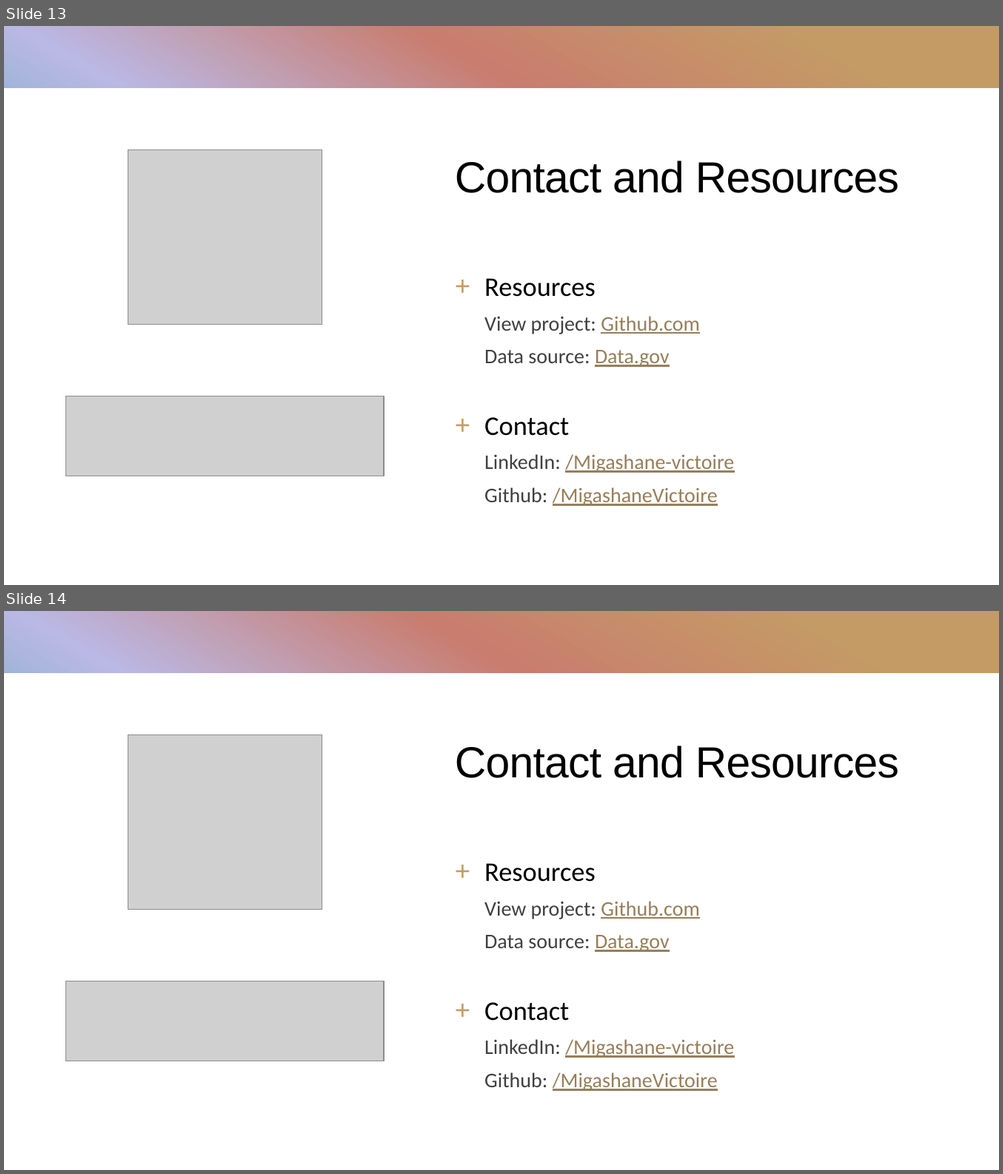
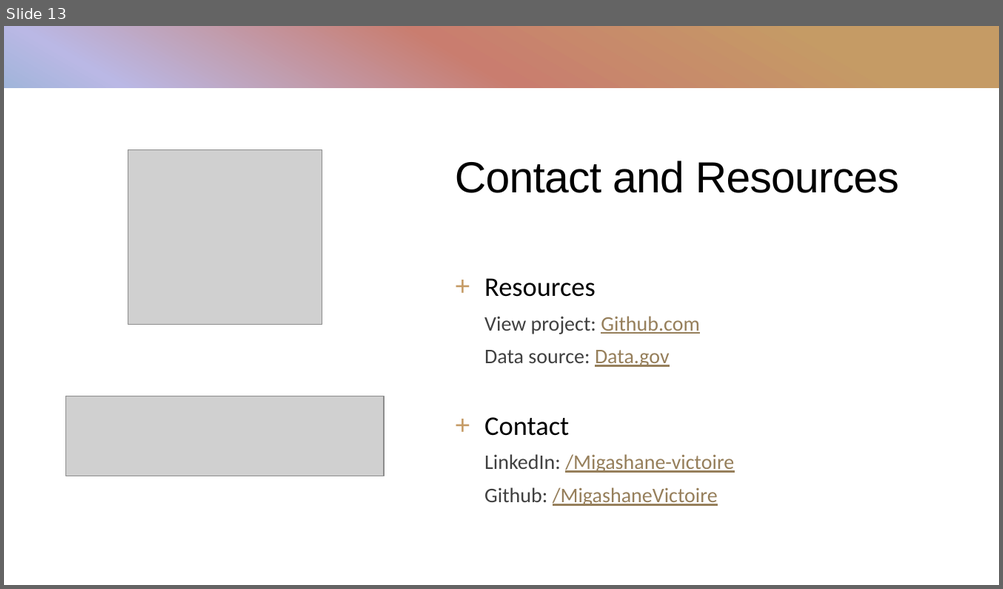
Before and after one commit to MigashaneVictoire/new_york_city_dog_bites, a slide deck: dog_bite_presentation.pptx. Shown one above the other, each under a label of ours: slides 13 and 14 before the commit, slide 13 after it. The pictures are 1003x1174 and 1003x589 pixels, drawn with LibreOffice and Linux fonts; fonts in the diff are those of the drawing; grey boxes stand for pictures. Boxes give left, top, right and bottom in pixels: in the first picture for what was removed or moved away, otherwise in the second. Text is boxed around its words. In the diff, an @@ line names an element or a change of style, - is before the commit and + after.

```diff
--- a/dog_bite_presentation.pptx
+++ b/dog_bite_presentation.pptx
@@ slide 14 removed at bbox=[4, 611, 999, 1170], background #FFFFFF; not listed: 1 template element that a slide beside it also shows @@
@@ rectangle removed at bbox=[4, 611, 999, 1170] @@
@@ rectangle removed at bbox=[4, 611, 999, 1170] @@
@@ rectangle removed at bbox=[4, 673, 999, 1170] @@
@@ picture removed at bbox=[128, 735, 322, 909] @@
@@ title removed at bbox=[455, 746, 899, 778] @@
-Contact and Resources
@@ text removed at bbox=[484, 863, 734, 1091] @@
-+ Resources
-  View project: Github.com
-  Data source: Data.gov
-+ Contact
-  LinkedIn: /Migashane-victoire
-  Github: /MigashaneVictoire
@@ picture removed at bbox=[66, 982, 384, 1062] @@
```
Also in this commit, not shown: 1 other file.
